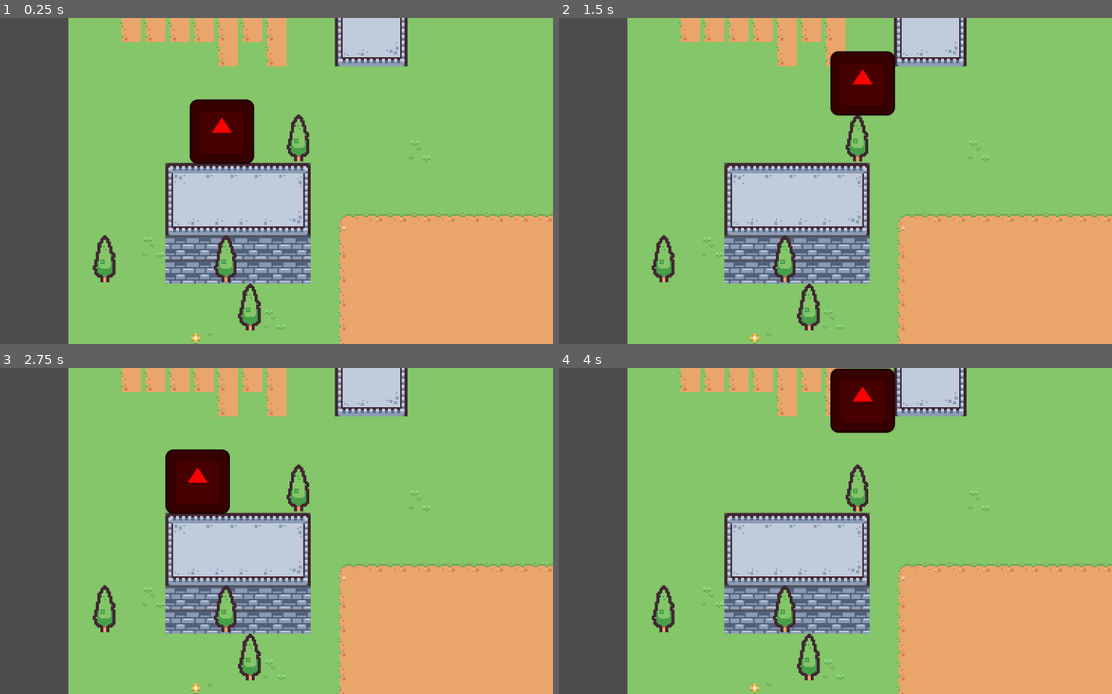
Above: before the commit, frames 1-4 (two rows, left to right).
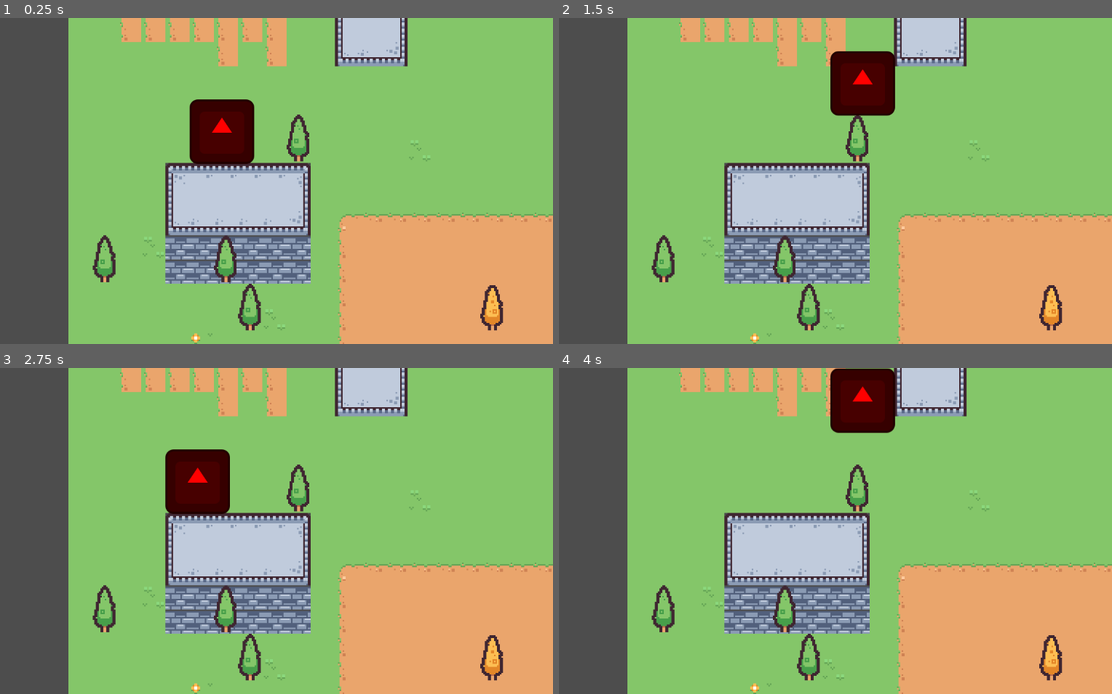
Above: after the commit, the same moments.

Repository: jordibcic/ProvaGitF24
Game: Godot game, scene res://Escenes/joc.tscn
The game is run twice, just before and just after one commit, with the same random seed, the same clock (stepped at 60 frames per second) and the same inputs. The engine's default icon, where the game draws it, is replaced by a stand-in: a white triangle on a blue panel in a dark square.
Inputs:
- Up to frame 1 (0.25 s): no input
- Up to frame 2 (1.5 s): tap Enter (ui_accept) at 0.5, 0.77 s; hold Right (ui_right) from 0.53 s (still down)
- Up to frame 3 (2.75 s): tap Enter (ui_accept) at 1.52 s; release Right (ui_right) at 2.03 s; hold Left (ui_left) from 2.03 s (still down)
- Up to frame 4 (4 s): release Left (ui_left) at 2.78 s; hold Right (ui_right) from 2.78 s (still down); tap Enter (ui_accept) at 3.02, 3.77 s

The runs differ from the first frame. In frame 1, 0.4% of the frame differs, in the area x 86-92%, y 81-96%; in frame 2, 0.4%; in frame 3, 0.4%; in frame 4, 0.4%.

Commit message:
Un xiprer sec al mig del sorral

Diff:
--- a/Escenes/joc.tscn
+++ b/Escenes/joc.tscn
@@ -545,7 +545,7 @@
 layer_0/name = "Terra"
 layer_0/tile_data = PackedInt32Array(524304, 65537, 1, 524305, 65537, 1, 524306, 65537, 1, 524307, 65537, 1, 524308, 65 …(19332 unchanged characters)…
 layer_1/name = "Arbres"
-layer_1/tile_data = PackedInt32Array(655389, 262145, 0, 7209 …(355 unchanged characters)…  1, 262157, 262145, 0, 327693, 262145, 1)
+layer_1/tile_data = PackedInt32Array(655389, 262145, 0, 7209 …(355 unchanged characters)…  1, 262157, 262145, 0, 327693, 262145, 1, 786453, 196609, 1, 720917, 196609, 0)
 
 [node name="Personatge" parent="." instance=ExtResource("1_vayyv")]
 position = Vector2(496, 195)
